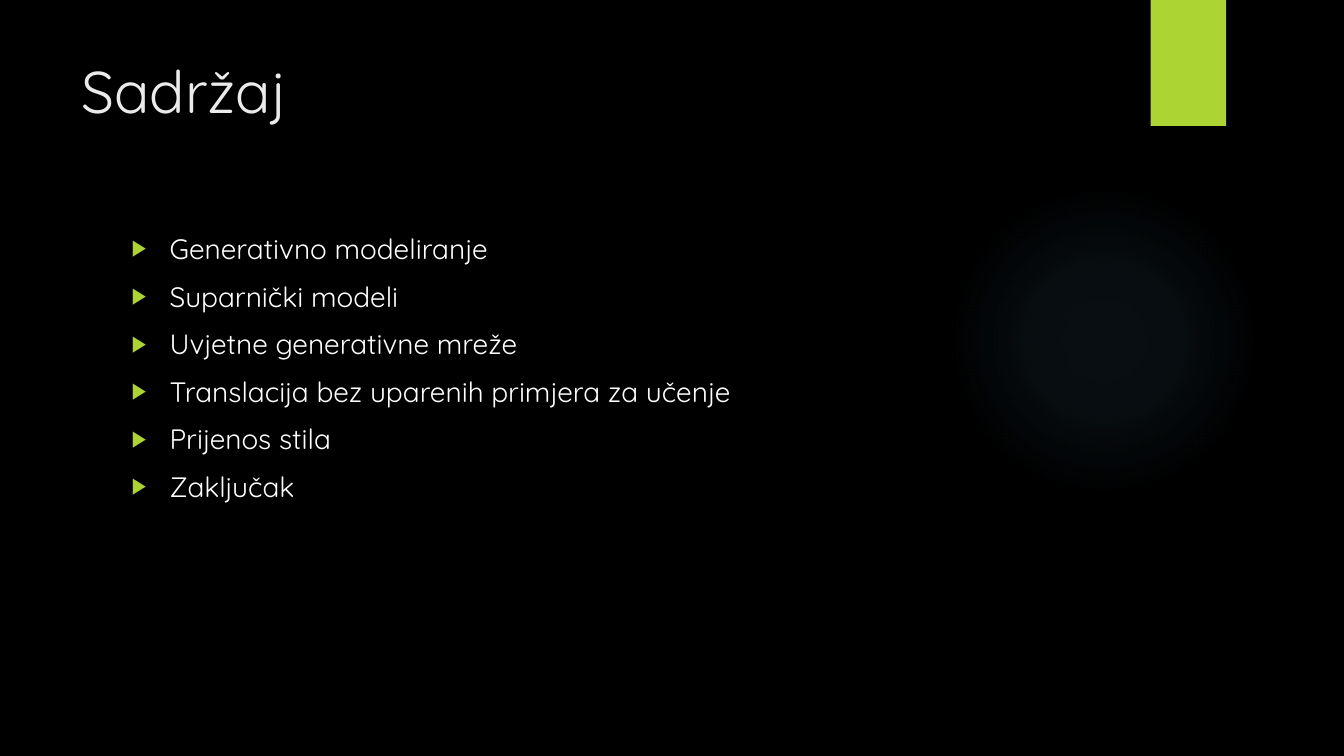
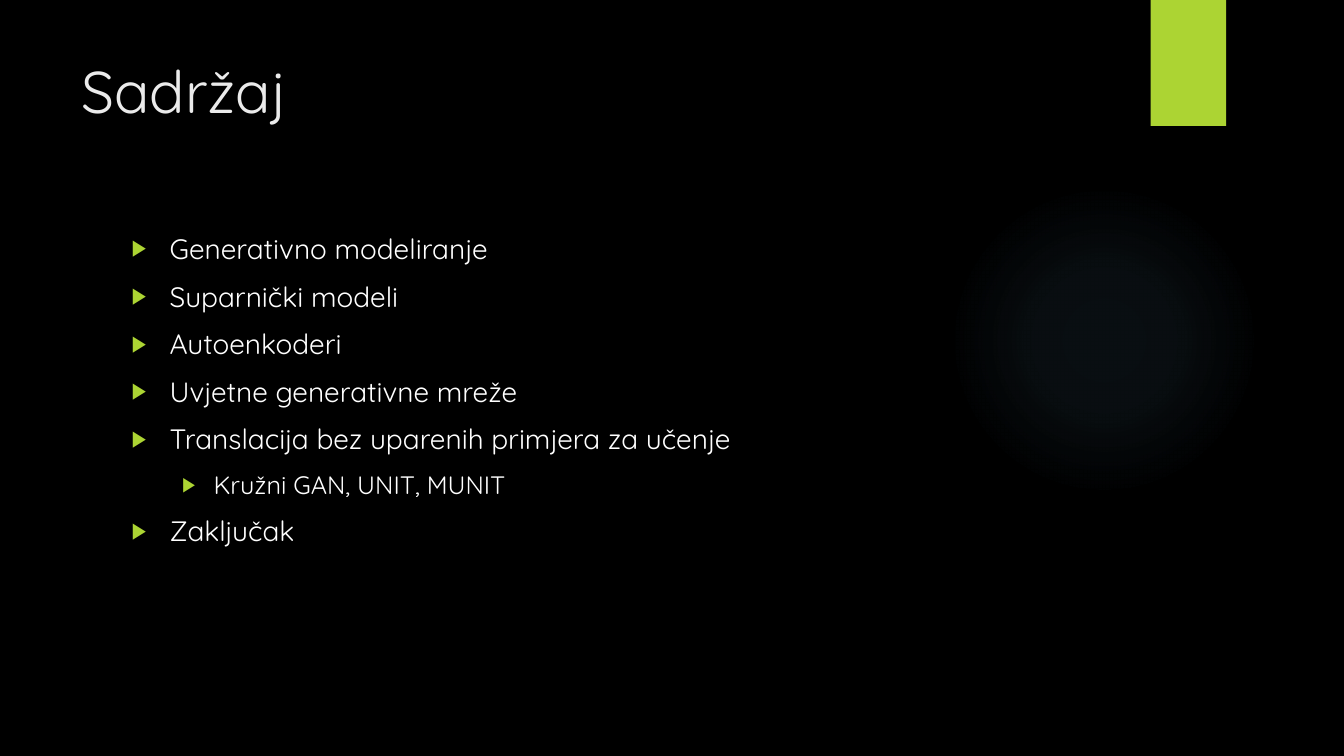
Before and after one commit to v-silverfin/fer-graduate-seminar, a slide deck: slide 2 of kvukic-seminar-presentation-2018.pptx (slide 3 before the commit). Drawn at 1344x756 pixels with LibreOffice and Linux fonts; fonts in the diff are those of the drawing; background and template pictures are left out. Boxes give left, top, right and bottom in pixels: in the first picture for what was removed or moved away, otherwise in the second. Text is boxed around its words. In the diff, an @@ line names an element or a change of style, - is before the commit and + after.

```diff
--- a/kvukic-seminar-presentation-2018.pptx
+++ b/kvukic-seminar-presentation-2018.pptx
@@ text at <box>170,333,342,355</box>: paragraph added @@
+▶ Autoenkoderi
@@ text at <box>214,476,506,497</box>: text changed; size 20 to 18 pt @@
-▶ Prijenos stila
+  ▶ Kružni GAN, UNIT, MUNIT
```
Also in this commit, not shown: 4 other slides changed, 19 slides added, 4 slides removed, 2 other files.
